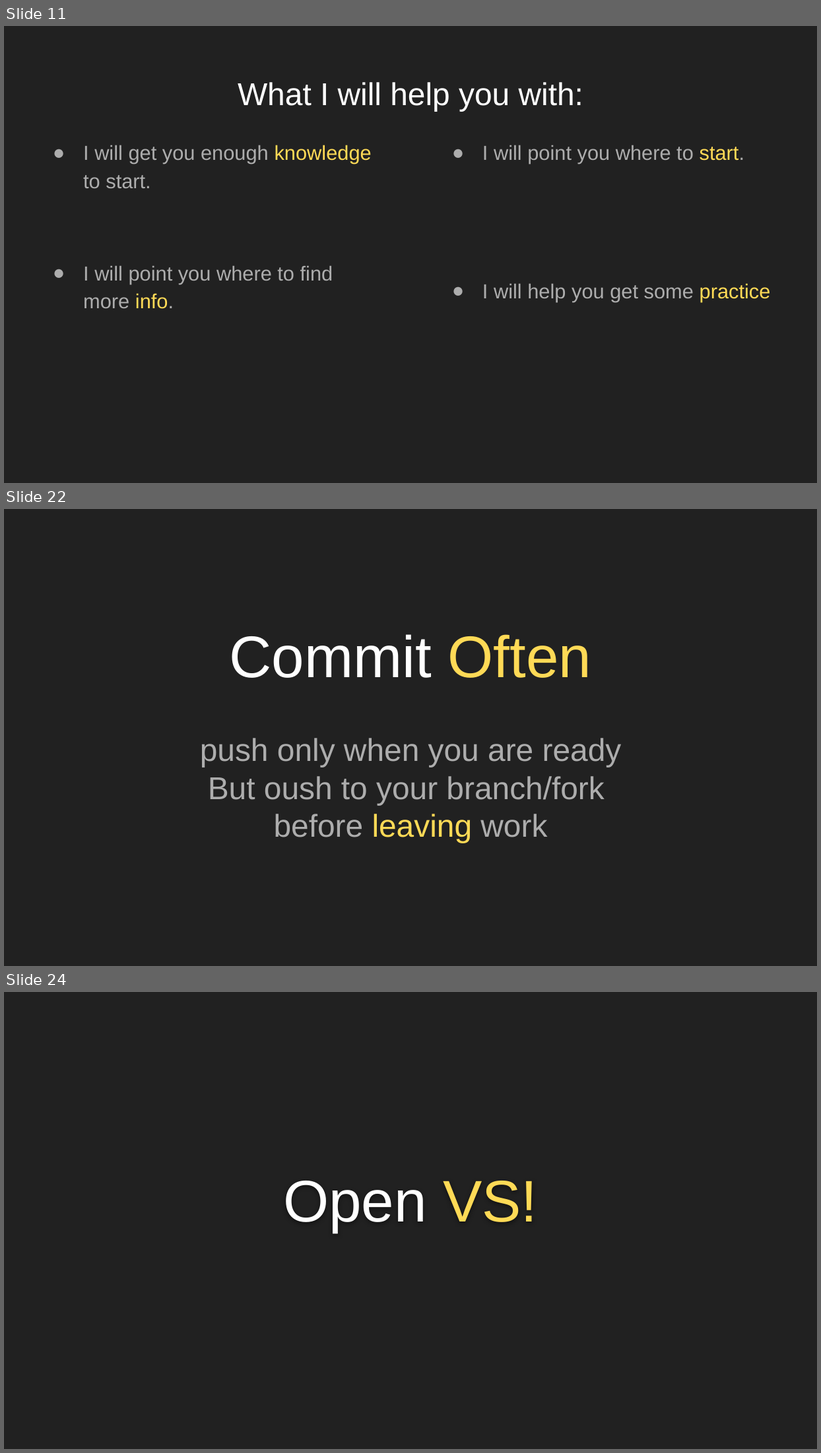
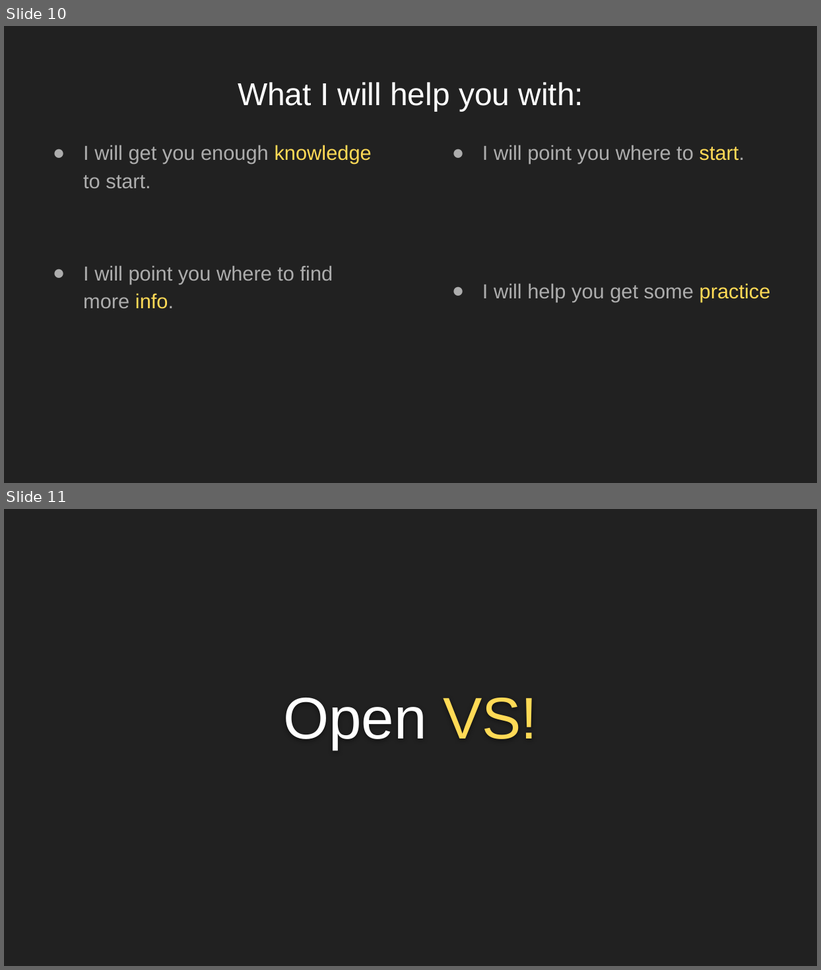
Before and after one commit to mwyrodek/testcamp_workshop, a slide deck: Materiały/C# Workshop.pptx. Shown one above the other, each under a label of ours: slides 11, 22 and 24 before the commit, slides 10 and 11 after it; the slides between them are not shown. The pictures are 821x1453 and 821x970 pixels, drawn with LibreOffice and Linux fonts; fonts in the diff are those of the drawing. Boxes give left, top, right and bottom in pixels: in the first picture for what was removed or moved away, otherwise in the second. Text is boxed around its words. In the diff, an @@ line names an element or a change of style, - is before the commit and + after.

```diff
--- a/Materiały/C# Workshop.pptx
+++ b/Materiały/C# Workshop.pptx
@@ slide 22 removed at [4, 509, 817, 966], background #212121 @@
@@ title removed at [230, 634, 591, 678] @@
-Commit Often
@@ subtitle removed at [200, 738, 622, 844] @@
-push only when you are ready
-But oush to your branch/fork
-before leaving work
@@ what was slide 11 is now slide 10 @@
@@ what was slide 24 is now slide 11 @@
```
Also in this commit, not shown: 3 slides changed, 5 slides added, 41 other slides removed.
